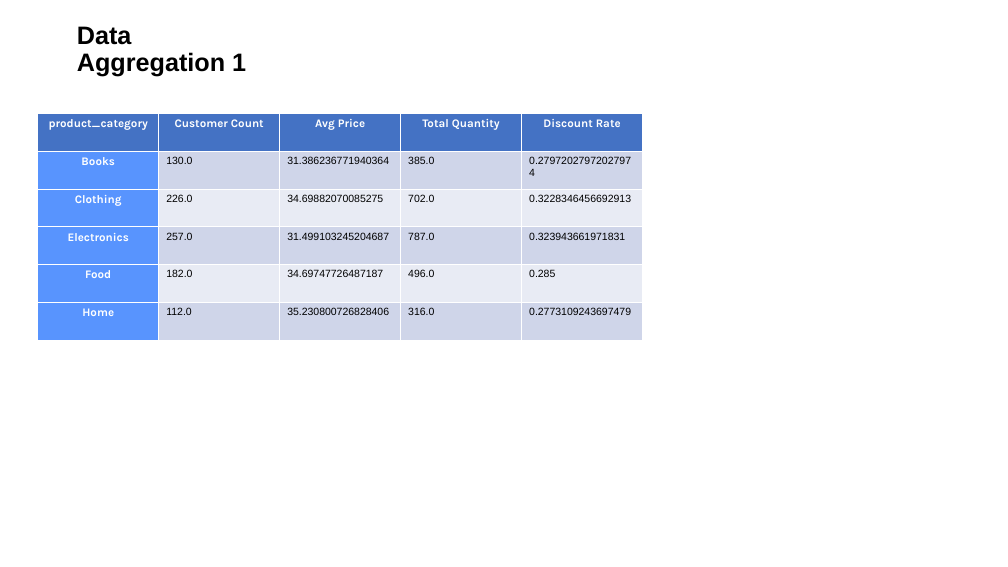
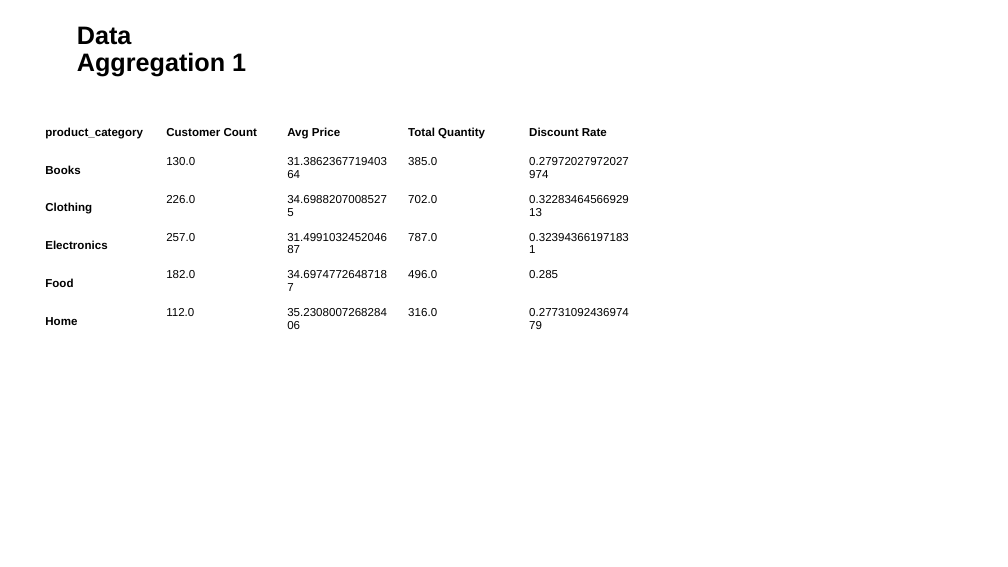
Before and after one commit to toddbenanzer/work_utils2, a slide deck: slide 1 of test.pptx. Drawn at 1008x567 pixels with LibreOffice and Linux fonts; fonts in the diff are those of the drawing. Boxes give left, top, right and bottom in pixels: in the first picture for what was removed or moved away, otherwise in the second. Text is boxed around its words. In the diff, an @@ line names an element or a change of style, - is before the commit and + after.

Commit message:
Update alignment and font settings in presentation configuration

```diff
--- a/test.pptx
+++ b/test.pptx
@@ table at (x1=38, y1=113, x2=643, y2=340) @@
@@ fill #4472C4 to #FFFFFF in row 1 @@
@@ fill #5894FE to #FFFFFF in 5 cells @@
@@ fill #CFD5EA to #FFFFFF in 12 cells @@
@@ fill #E9EBF5 to #FFFFFF in 8 cells @@
@@ font Karla to Arial, text colour #FFFFFF to #000000 in "product_category", "Customer Count", "Avg Price", "Total Quantity" and 6 more places @@
@@ size 10 to 11 pt in "130.0", "31.386236771940364", "385.0", "0.27972027972027974" and 16 more places @@
@@ alignment centre to left @@
```
Also in this commit, not shown: 1 other slide changed, 2 other files.
